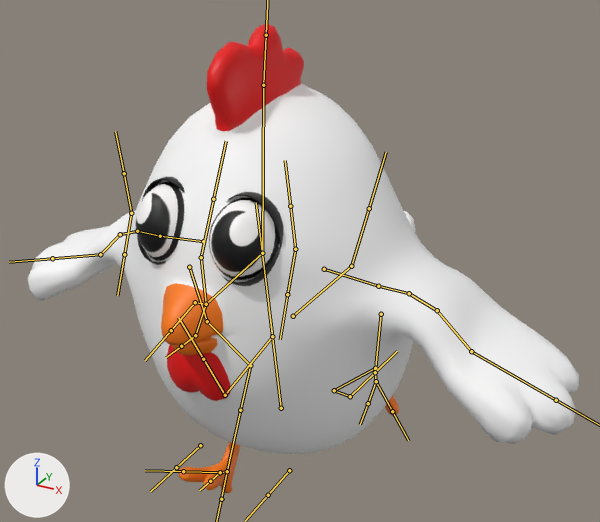
The FBX model Assets/HellsChicken/Art/Animation/Characters/Chicken_animations.fbx as it was, and as the next commit left it.
Both versions are drawn from a 50 mm lens placed at (0.608, -1.081, 0.989), pointed at (-0.018, 0.056, 0.421). Every picture has the same lights, and +X, +Y and +Z are marked at lower left. Both versions are drawn at frame 1 of the action 'Chicken|Forward'; the numbers are the values there. The bones that bend it are drawn over the model as lines.

Objects in the first picture: 'Chicken_mesh', 'eyelidLower.L', 'eyelidLower.R', 'eyelidUpper.L', 'eyelidUpper.R'.
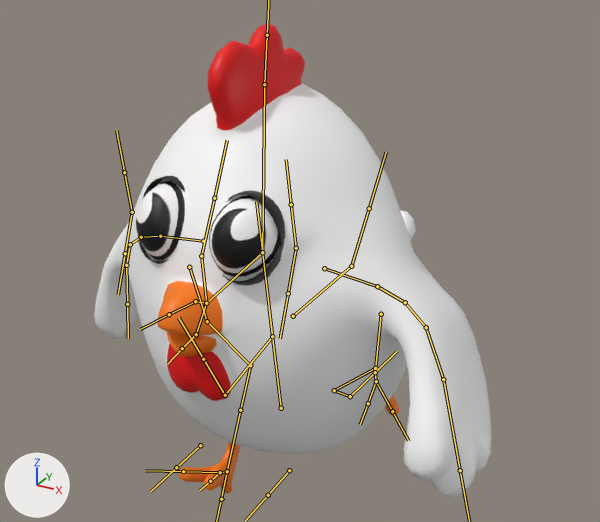
Pixel boxes (x1, y1, x2, y2) of what changed, in the pictures (600 x 522 px):
```json
{"object": "Chicken_mesh", "change": "posed", "before": [27, 24, 579, 493], "after": [94, 23, 491, 498], "on screen": "28% narrower"}
{"object": "eyelidLower.L", "change": "posed", "before": [227, 192, 283, 247], "after": [226, 191, 285, 254]}
{"object": "eyelidUpper.L", "change": "posed", "before": [222, 246, 282, 286], "after": [222, 234, 285, 286]}
{"object": "eyelidLower.R", "change": "posed", "before": [142, 177, 184, 200], "after": [143, 176, 185, 198]}
{"object": "eyelidUpper.R", "change": "posed", "before": [137, 235, 166, 265], "after": [138, 236, 168, 264], "on screen": "6% shorter"}
{"bone": "wing1.L", "before": "(324, 269) to (378, 286)", "after": "(324, 268) to (377, 286)"}
{"bone": "wing2.L", "before": "(378, 286) to (409, 293)", "after": "(377, 286) to (405, 302)"}
{"bone": "wing5.L", "before": "(471, 351) to (556, 400)", "after": "(443, 379) to (460, 470)"}
{"bone": "wing2.R", "before": "(160, 236) to (137, 231)", "after": "(160, 236) to (141, 237)"}
{"bone": "wing5.R", "before": "(100, 254) to (52, 258)", "after": "(126, 265) to (127, 304)"}
{"bone": "body2.003", "before": "(195, 302) to (171, 330)", "after": "(195, 301) to (169, 314)"}
{"bone": "body2.005", "before": "(195, 335) to (181, 346)", "after": "(196, 334) to (182, 348)"}
```

Edits to the scene script, one JSON object a line:
```json
{"block": "bone_wing1_l", "where": "bone_wing1_l = bpy.data.objects['Chicken'].pose.bones['wing1.L']  # child of 'body2'"}
{"op": "set", "path": "bone_wing1_l.rotation_quaternion", "old": "(1.0, 0.0, 0.0, 0.0)", "new": "(0.946, 0.0, -0.323, 0.033)", "note": "degrees (0, 0, 0) -> degrees (-2, -38, 5)"}
{"block": "bone_wing2_l", "where": "bone_wing2_l = bpy.data.objects['Chicken'].pose.bones['wing2.L']  # child of 'wing1.L'"}
{"op": "set", "path": "bone_wing2_l.rotation_quaternion", "old": "(0.998, -0.058, 0.0, 0.0)", "new": "(0.982, 0.077, 0.174, -0.015)", "note": "degrees (-7, 0, 0) -> degrees (9, 20, 0)"}
{"block": "bone_wing5_l", "where": "bone_wing5_l = bpy.data.objects['Chicken'].pose.bones['wing5.L']  # child of 'wing4.L'"}
{"op": "set", "path": "bone_wing5_l.rotation_quaternion", "old": "(0.919, -0.394, 0.0, 0.0)", "new": "(0.992, -0.114, 0.035, 0.035)", "note": "degrees (-46, 0, 0) -> degrees (-13, 4, 4)"}
{"block": "bone_wing2_r", "where": "bone_wing2_r = bpy.data.objects['Chicken'].pose.bones['wing2.R']  # child of 'wing1.R'"}
{"op": "set", "path": "bone_wing2_r.rotation_quaternion", "old": "(0.997, 0.071, 0.0, 0.0)", "new": "(0.982, -0.075, -0.174, -0.011)", "note": "degrees (8, 0, 0) -> degrees (-9, -20, 0)"}
{"block": "bone_wing5_r", "where": "bone_wing5_r = bpy.data.objects['Chicken'].pose.bones['wing5.R']  # child of 'wing4.R'"}
{"op": "set", "path": "bone_wing5_r.rotation_quaternion", "old": "(0.918, 0.396, 0.0, 0.0)", "new": "(0.993, 0.103, -0.033, 0.04)", "note": "degrees (47, 0, 0) -> degrees (12, -4, 4)"}
{"block": "bone_body2_003", "where": "bone_body2_003 = bpy.data.objects['Chicken'].pose.bones['body2.003']  # child of 'body2.002'"}
{"op": "set", "path": "bone_body2_003.rotation_quaternion", "old": "(1.0, 0.0, 0.0, 0.0)", "new": "(0.981, -0.003, 0.002, -0.194)", "note": "degrees (0, 0, 0) -> degrees (0, 0, -22)"}
{"block": "bone_body2_005", "where": "bone_body2_005 = bpy.data.objects['Chicken'].pose.bones['body2.005']  # child of 'body2.004'"}
{"op": "set", "path": "bone_body2_005.rotation_quaternion", "old": "(1.0, 0.0, 0.0, 0.0)", "new": "(0.996, 0.001, -0.001, 0.093)", "note": "degrees (0, 0, 0) -> degrees (0, 0, 11)"}
```
